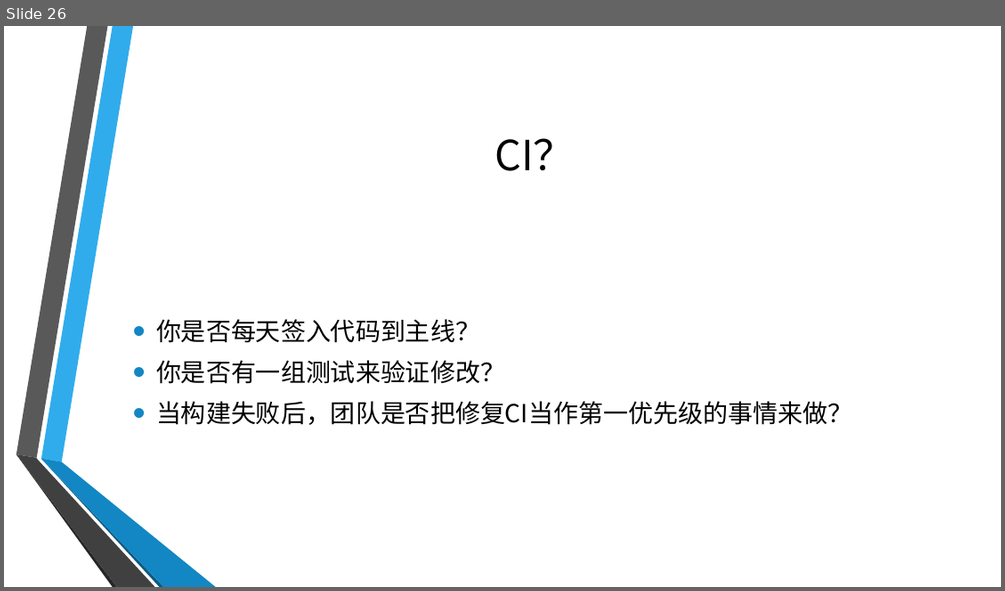
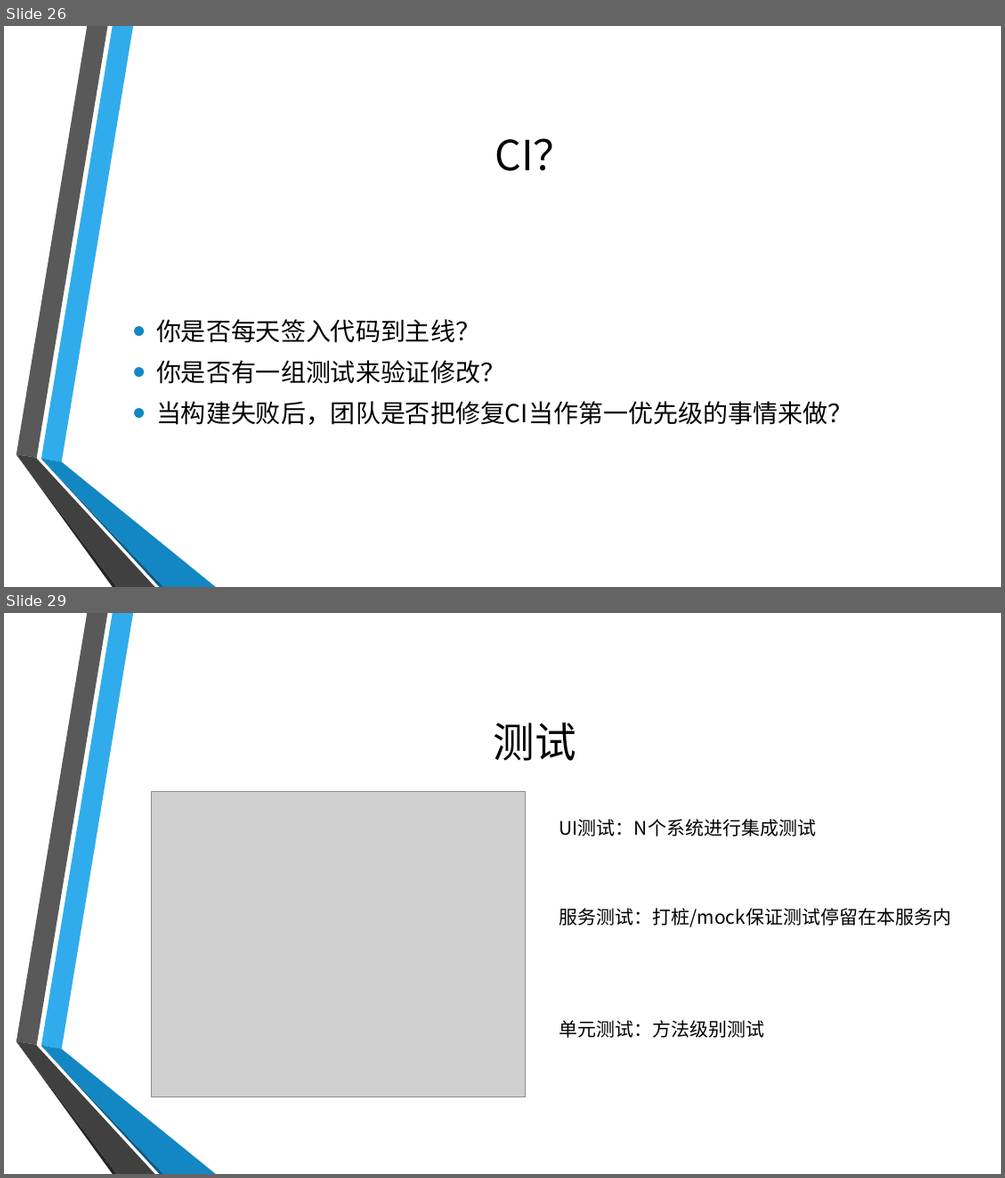
Before and after one commit to GloryXu/spring-cloud, a slide deck: Micro Service.pptx. Shown one above the other, each under a label of ours: slide 26 before the commit, slides 26 and 29 after it; the slides between them are not shown. The pictures are 1005x591 and 1005x1178 pixels, drawn with LibreOffice and Linux fonts; fonts in the diff are those of the drawing; grey boxes stand for pictures; background and template pictures are left out. Boxes give left, top, right and bottom in pixels: in the first picture for what was removed or moved away, otherwise in the second. Text is boxed around its words. In the diff, an @@ line names an element or a change of style, - is before the commit and + after.

```diff
--- a/Micro Service.pptx
+++ b/Micro Service.pptx
@@ slide 29 added at (x1=4, y1=613, x2=1001, y2=1174), background picture (left out); not listed: 6 template elements that a slide beside it also shows @@
@@ title added at (x1=494, y1=722, x2=576, y2=761), 40 pt, text #000000 @@
+测试
@@ picture added at (x1=152, y1=791, x2=526, y2=1097) @@
@@ text added at (x1=559, y1=819, x2=952, y2=1038), 18 pt, text #000000 @@
+UI测试：N个系统进行集成测试
+服务测试：打桩/mock保证测试停留在本服务内
+单元测试：方法级别测试
```
Also in this commit, not shown: 2 slides changed, 3 other slides added.
